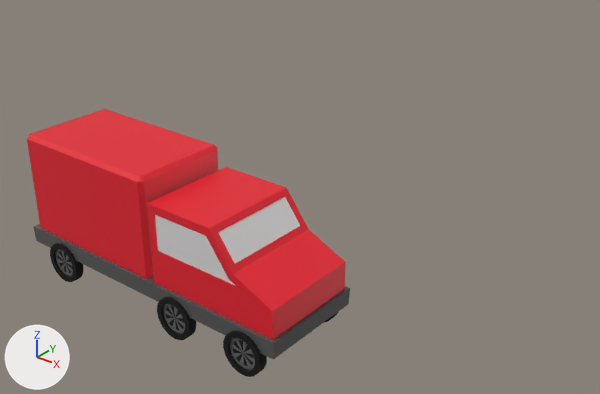
The FBX model Assets/Game Ready Assets/Truck_TFSGJ_Spring2025.fbx as it was, and as the next commit left it.
The view is the same before and after, from a 50 mm lens placed at (3.67, -3.81, 3.59), pointed at (-0.71, 1.67, 0.2). The lights are fixed; the arrows at lower left show +X, +Y and +Z.

Names of what the first picture shows: 'Tire.003', 'Tire.004', 'Tire.005', 'Truck'.
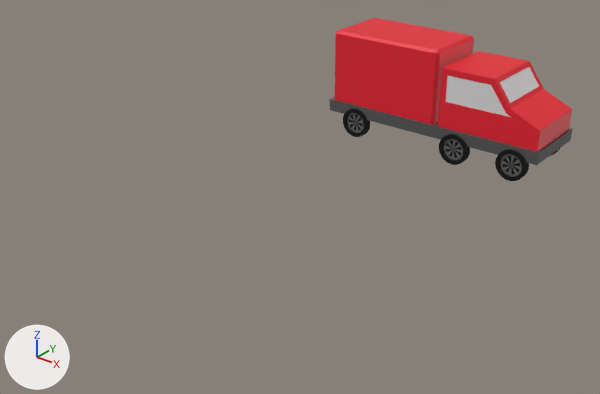
Diff of the bpy script that builds the scene:
```diff
--- a/Assets/Game Ready Assets/Truck_TFSGJ_Spring2025.fbx.py
+++ b/Assets/Game Ready Assets/Truck_TFSGJ_Spring2025.fbx.py
@@ ob_truck @@
 ob_truck = bpy.data.objects.new('Truck', me_cube_007)
-ob_truck.location = (-0.017, 0.0, 0.0)
+ob_truck.location = (-0.017, 4.082, 0.0)
 ob_truck.rotation_euler = (1.571, 0.0, 0.0)  # degrees (90, 0, 0)
```

Location of each change, [x1, y1, x2, y2] in pixels of the pictures (600 x 394 px):
'Truck', moved: before [27, 109, 350, 360]; after [330, 18, 573, 165]
'Tire.003', moved: before [223, 331, 267, 377]; after [495, 149, 529, 181]
'Tire.004', moved: before [157, 297, 196, 340]; after [439, 134, 470, 165]
'Tire.005', moved: before [50, 243, 83, 282]; after [343, 109, 370, 137]
'Tire', moved: before [325, 312, 338, 322]; after [550, 149, 559, 156]
